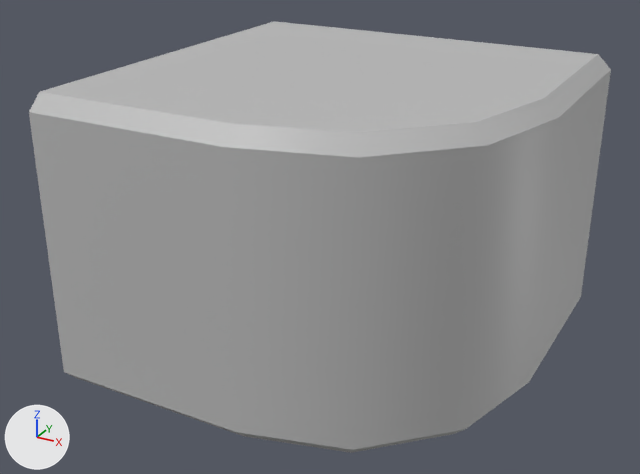
The FBX model Maya Project Files/Env/Exports/AirDucts/AirDuctCorner_01_SM_Low.fbx as it was, and as the next commit left it.
The view is the same before and after, from a camera (50 mm lens) standing at (0.827, -1.613, 0.747) and looking at (-0.038, -0.04, -0.039). The lights are fixed; the arrows at lower left show +X, +Y and +Z. Where no turn or scale is listed for an object, it has been applied to the vertices.

In view in the first picture: 'Corner_Tight'.
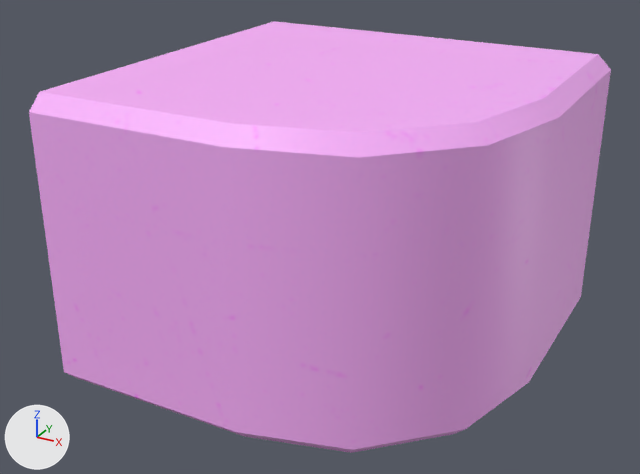
Boxes (x1, y1, x2, y2) around the edits, measured in the pictures (640 x 474 px):
'Corner_Tight', recoloured (grey to pink): (29, 21, 611, 453) in both

What changed in the scene script:
```text
Add img_occlusionroughnessmetallic_png:
    img_occlusionroughnessmetallic_png = load_image('OcclusionRoughnessMetallic.png', '_unpacked/OcclusionRoughnessMetallic.png', 2048, 2048, 'sRGB')
Add mat_metal_ts:
    mat_metal_ts = principled_material('Metal_TS')
    mat_metal_ts.texture = img_occlusionroughnessmetallic_png
Change me_mesh:
    where me_mesh.from_pydata(...)  # 44 vertices, 40 faces; spans x -0.445..0.444, y -0.445..0.444, z -0.32..0.32
    remove me_mesh.materials.append(mat_lambert1)  # grey #bcbcbc
    add me_mesh.materials.append(mat_metal_ts)  # picture img_occlusionroughnessmetallic_png
```
